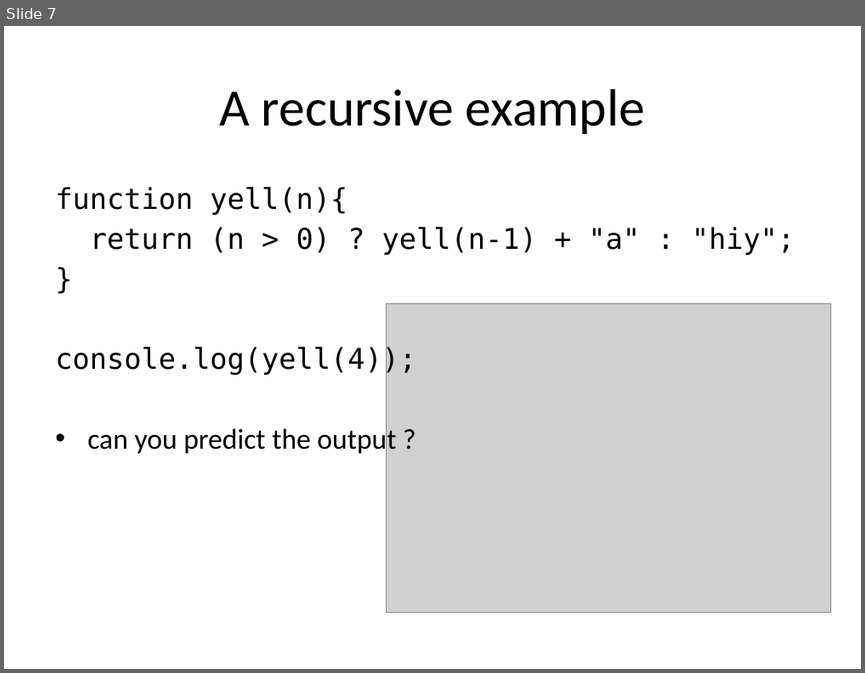
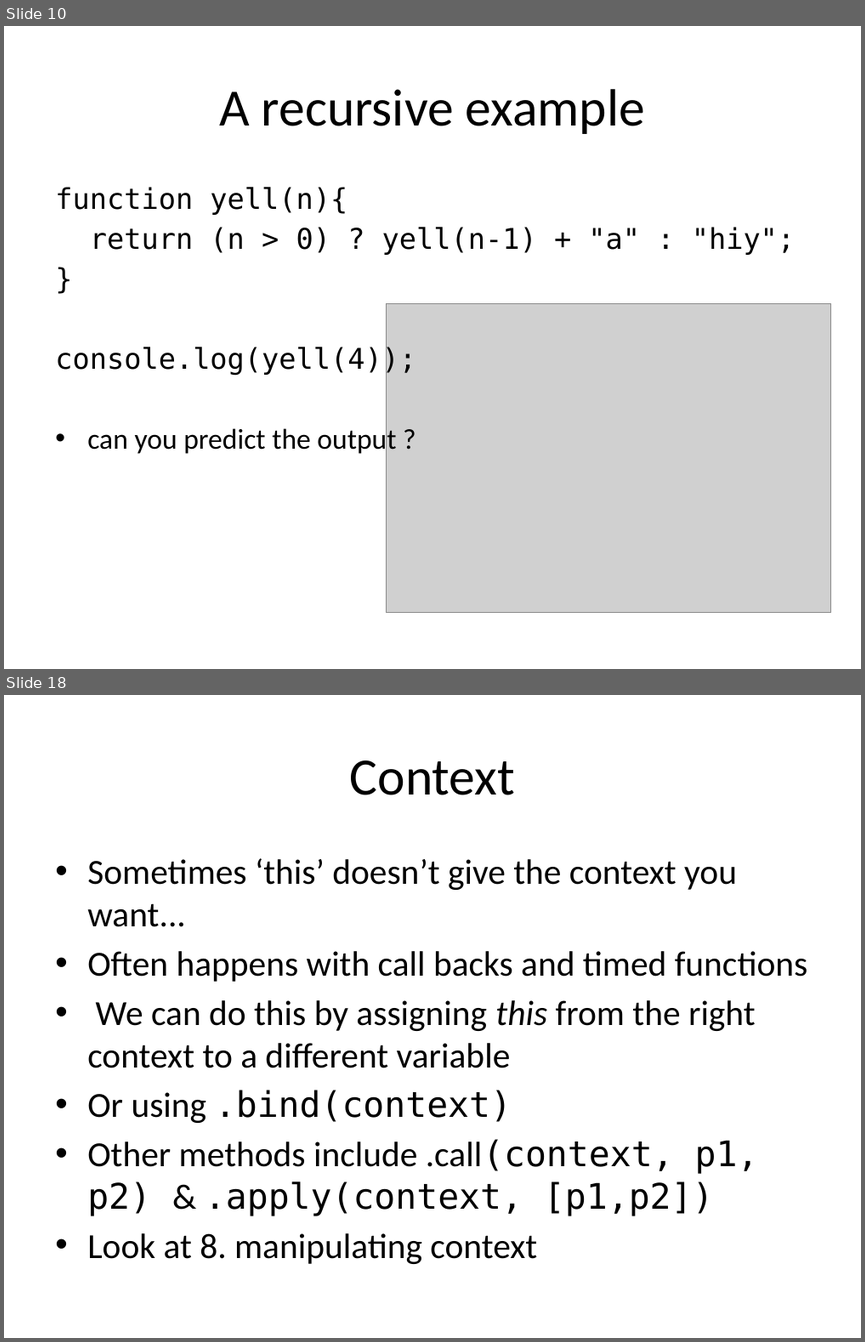
Before and after one commit to kimon-satan/SAEjavaScript, a slide deck: week8/slides/week8.pptx. Shown one above the other, each under a label of ours: slide 7 before the commit, slides 10 and 18 after it; the slides between them are not shown. The pictures are 865x673 and 865x1342 pixels, drawn with LibreOffice and Linux fonts; fonts in the diff are those of the drawing; grey boxes stand for pictures. Boxes give left, top, right and bottom in pixels: in the first picture for what was removed or moved away, otherwise in the second. Text is boxed around its words. In the diff, an @@ line names an element or a change of style, - is before the commit and + after.

```diff
--- a/week8/slides/week8.pptx
+++ b/week8/slides/week8.pptx
@@ slide 18 added at <box>4,695,861,1338</box>, background #FFFFFF @@
@@ title added at <box>350,760,515,795</box>, 44 pt, text #000000 @@
+Context
@@ text added at <box>87,858,808,1264</box>, 29.6 pt, text #000000 @@
+• Sometimes ‘this’ doesn’t give the context you want...
+• Often happens with call backs and timed functions
+• We can do this by assigning this from the right context to a different variable
+• Or using .bind(context)
+• Other methods include .call(context, p1, p2) & .apply(context, [p1,p2])
+• Look at 8. manipulating context
@@ what was slide 7 is now slide 10 @@
```
Also in this commit, not shown: 5 slides changed, 9 other slides added, 1 slide removed.
